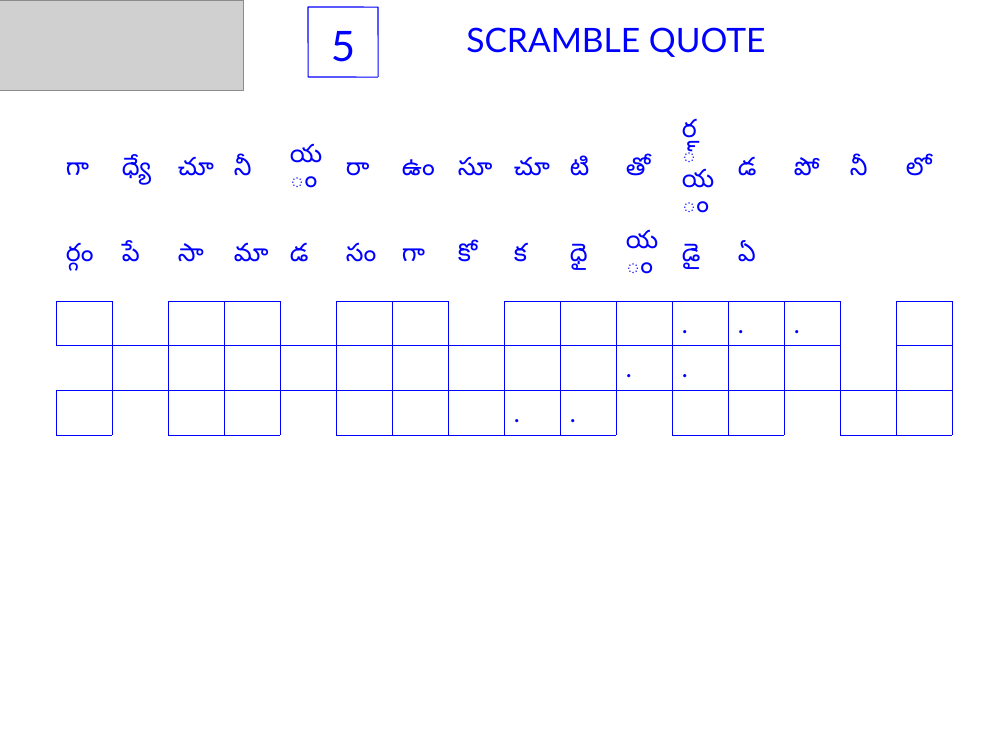
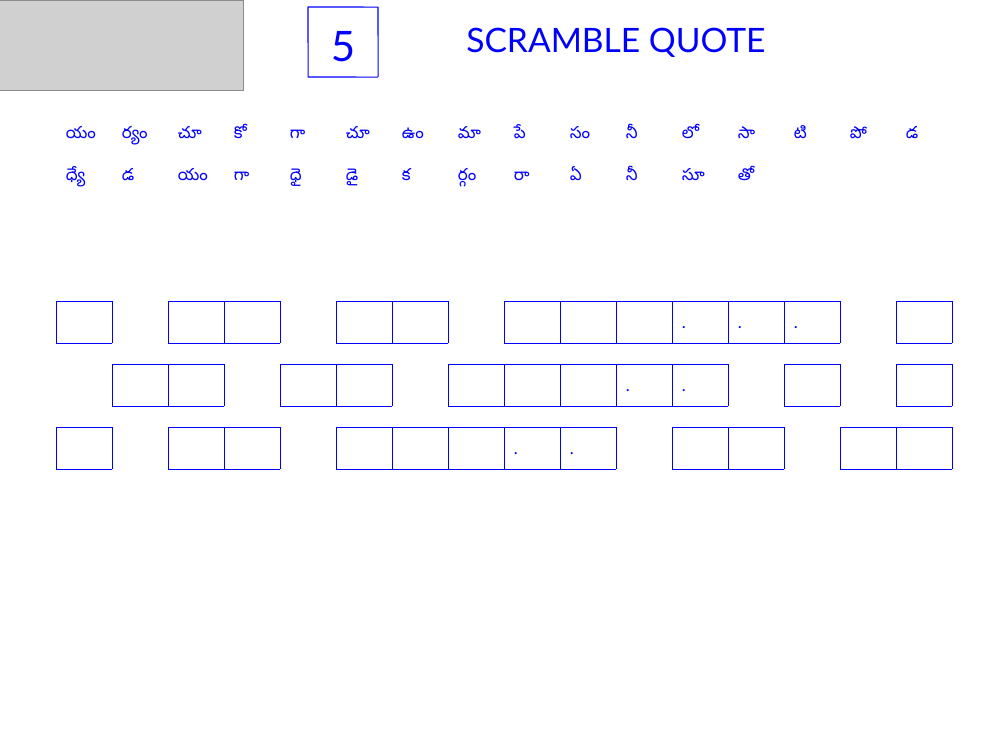
Before and after one commit to sjasthi/auto_quotes_java, a slide deck: slide 5 of Puzzles.ppt. Drawn at 1008x756 pixels with LibreOffice and Linux fonts; fonts in the diff are those of the drawing; grey boxes stand for pictures. Boxes give left, top, right and bottom in pixels: in the first picture for what was removed or moved away, otherwise in the second. Text is boxed around its words. In the diff, an @@ line names an element or a change of style, - is before the commit and + after.

```diff
--- a/Puzzles.ppt
+++ b/Puzzles.ppt
@@ table at [56,112,960,238] @@
-row 1: గా | ధ్యే | చూ | నీ | యం | రా | ఉం | సూ | చూ | టి | తో | ర్యం | డ | పో | నీ | లో
+row 1: యం | ర్యం | చూ | కో | గా | చూ | ఉం | మా | పే | సం | నీ | లో | సా | టి | పో | డ
-row 2: ర్గం | పే | సా | మా | డ | సం | గా | కో | క | ధై | యం | డై | ఏ |  |  | 
+row 2: ధ్యే | డ | యం | గా | ధై | డై | క | ర్గం | రా | ఏ | నీ | సూ | తో |  |  | 
@@ size 18 to 12 pt in "చూ", "ఉం" @@
@@ table added at [56,301,960,344], 1 rows, 16 columns @@
+ |  |  |  |  |  |  |  |  |  |  | . | . | . |  | 
@@ table at [56,364,960,406] @@
-row 1:  |  |  |  |  |  |  |  |  |  |  | . | . | . |  | 
-row 3:  |  |  |  |  |  |  |  | . | . |  |  |  |  |  | 
@@ table: place and size @@
-table at [56,301,960,427]
+table at [56,364,960,406]
@@ table added at [56,427,960,470], 1 rows, 16 columns @@
+ |  |  |  |  |  |  |  | . | . |  |  |  |  |  | 
```
Also in this commit, not shown: 9 other slides changed, 20 other files.
